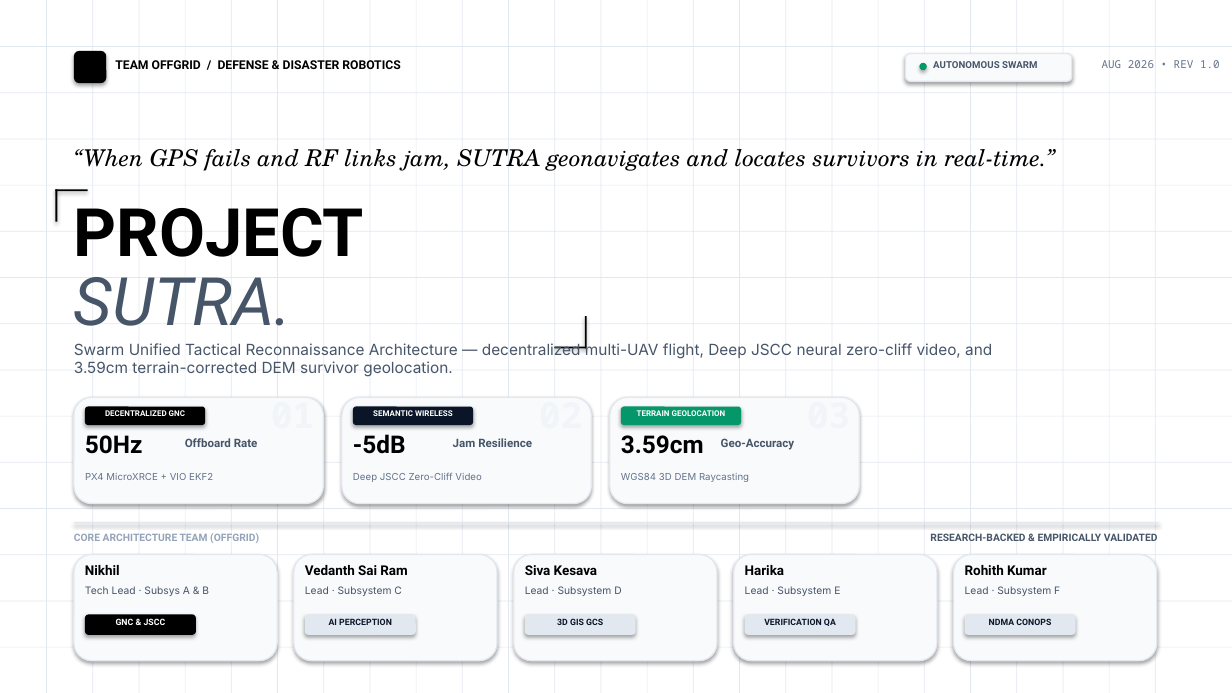
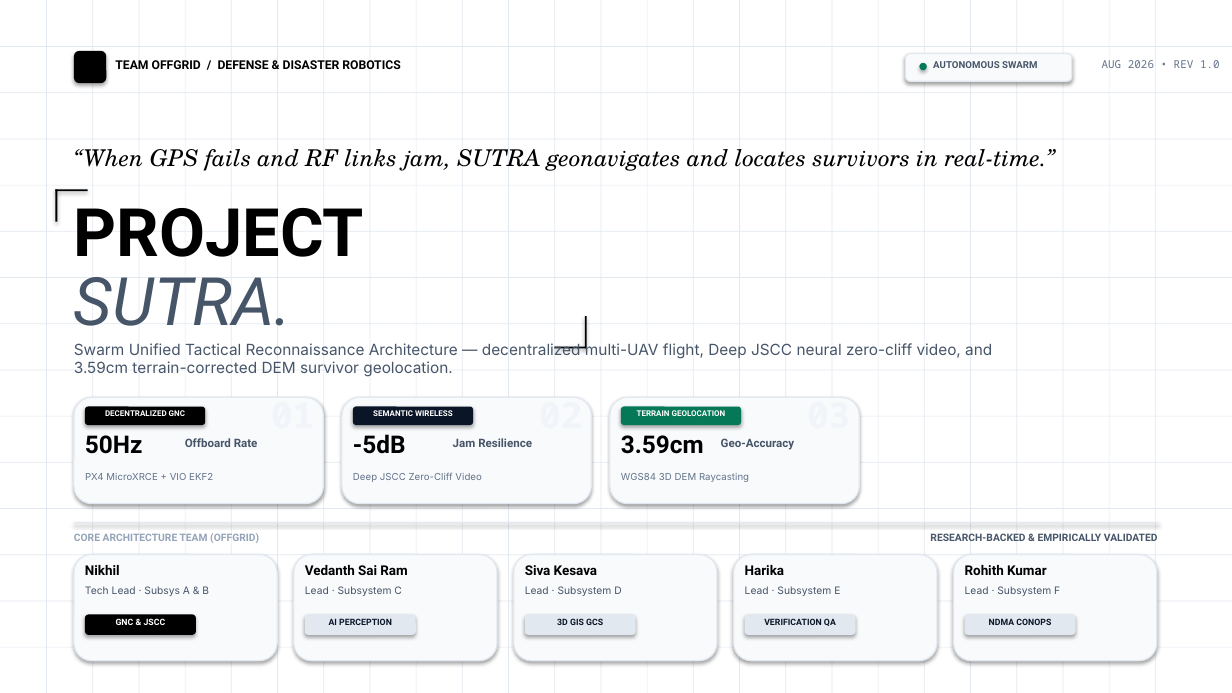
Before and after one commit to Harika-reddy2628/SUTRA-PPT, a slide deck: slide 1 of sutra_pitch_deck.pptx. Drawn at 1232x693 pixels with LibreOffice and Linux fonts; fonts in the diff are those of the drawing. Boxes give left, top, right and bottom in pixels: in the first picture for what was removed or moved away, otherwise in the second. Text is boxed around its words. In the diff, an @@ line names an element or a change of style, - is before the commit and + after.

```diff
--- a/sutra_pitch_deck.pptx
+++ b/sutra_pitch_deck.pptx
@@ ellipse at (920,63,927,70): fill #059669 to #047857 @@
@@ rounded rectangle at (621,407,741,425): fill #059669 to #047857 @@
```
Also in this commit, not shown: 1 other slide changed, 5 other files.
